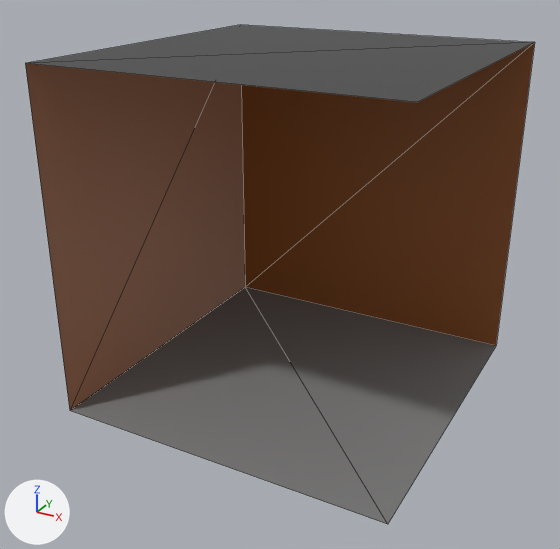
A saved change to the glTF model ressources/models/wall_1.glb.
Both versions are drawn from a 50 mm camera at (2.93, -5.7, 3.86) aimed at (-0.08, -0.23, 1.13). The lights are fixed; the arrows at lower left show +X, +Y and +Z. Mesh edges are drawn as thin lines. Vertices at the same position are counted once.
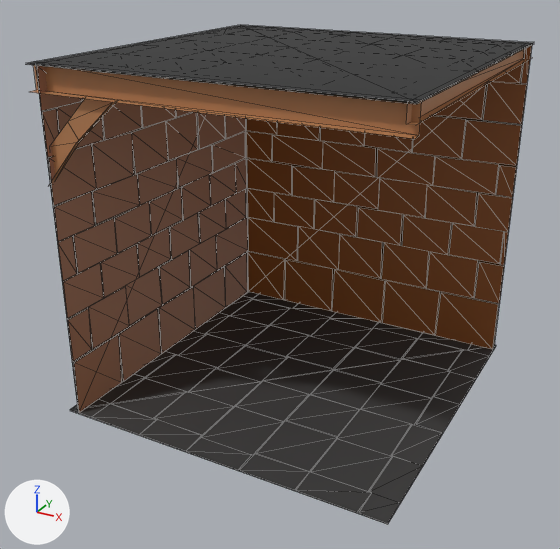
Commit message: Wall models

Edits to the bpy script that builds the scene:
```text
Change me_cube:
    used by ob_cube; location = (0.0, 0.0, 0.0)
    remove me_cube.from_pydata(...)  # 8 vertices, 8 faces; spans x -1.5..1.5, y -1.5..1.5, z 0.0..3.0
    add me_cube.from_pydata(...)  # 787 vertices, 414 faces; spans x -1.5..1.5, y -1.5..1.5, z 0.0..3.0
    me_cube part 1: 779 vertices added at x -1.5..1.5, y -1.5..1.5, z 0.0..3.0
```

Boxes (x1, y1, x2, y2) around the edits, measured in the pictures (560 x 549 px):
part 1 of me_cube, added: after (25, 43, 534, 523)
